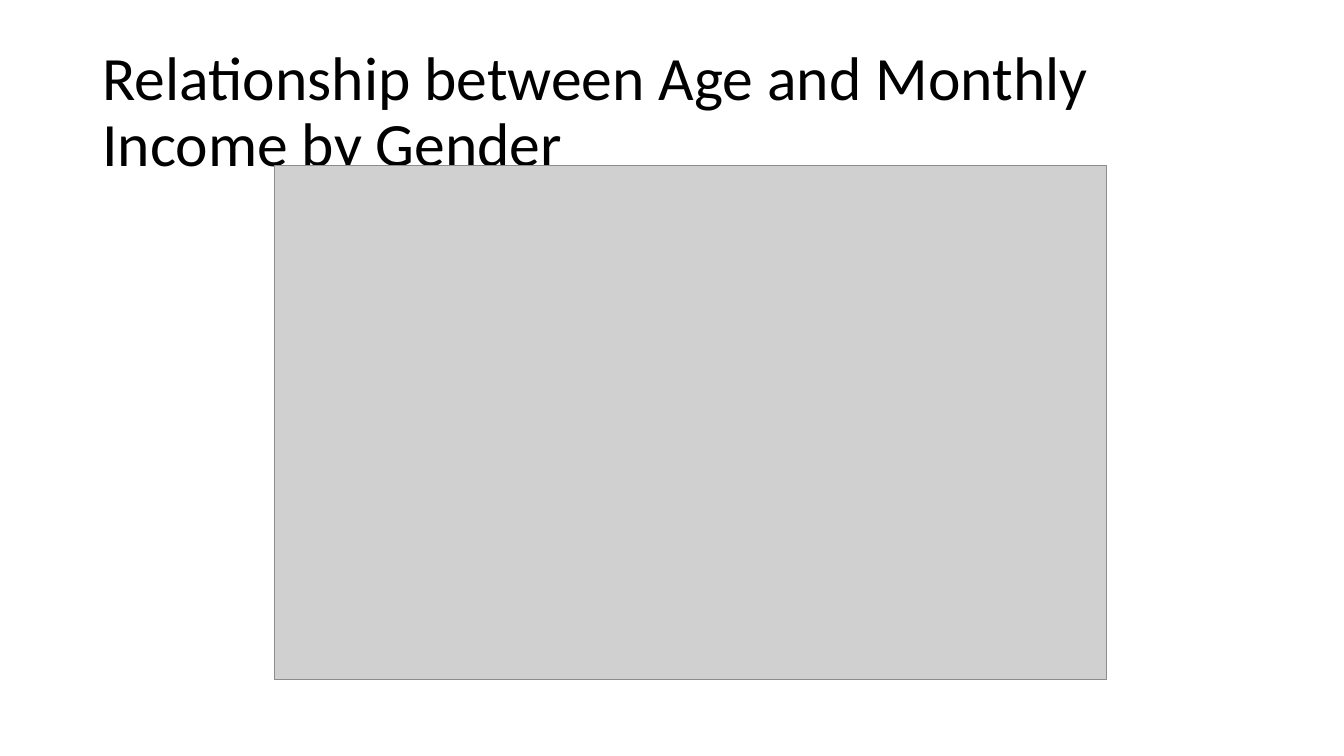
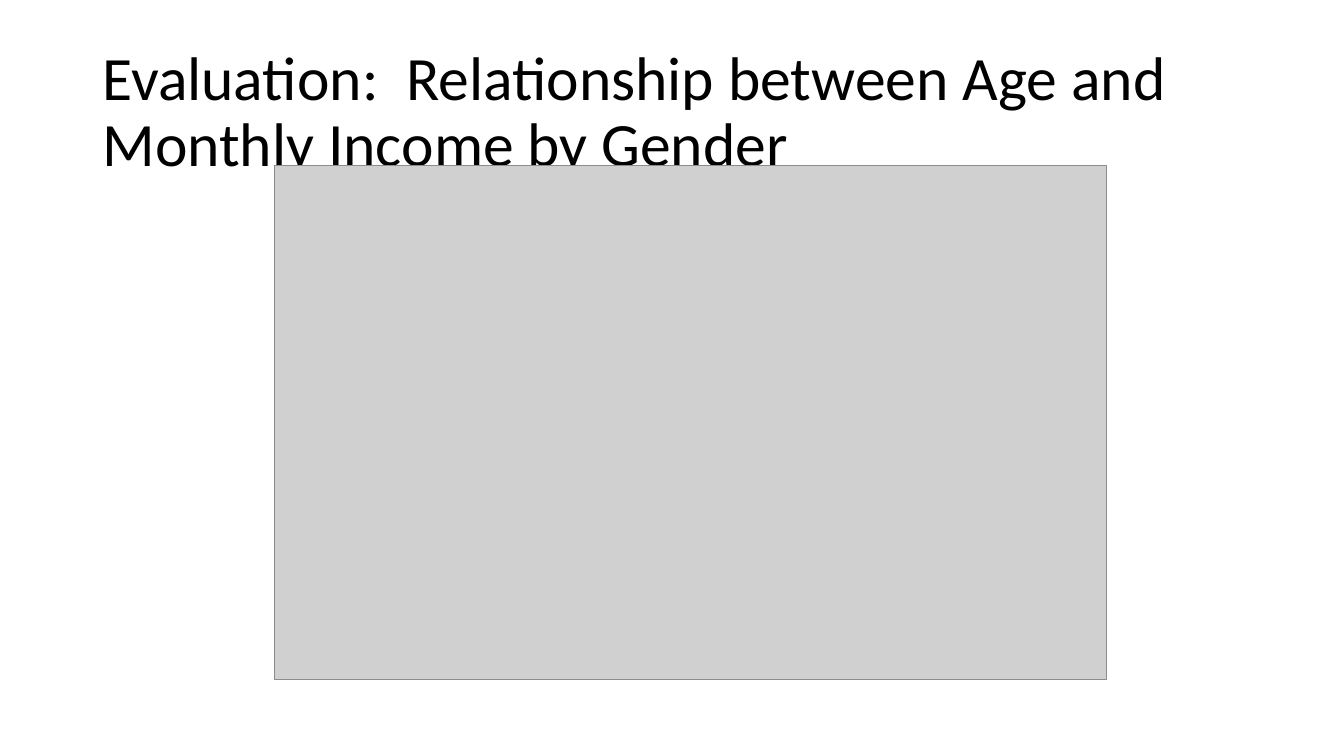
Before and after one commit to bdelahoussaye/CaseStudy2, a slide deck: slide 14 of Final Presentation_TEAM VARIANCE 6306.pptx (slide 11 before the commit). Drawn at 1344x756 pixels with LibreOffice and Linux fonts; fonts in the diff are those of the drawing; grey boxes stand for pictures. Boxes give left, top, right and bottom in pixels: in the first picture for what was removed or moved away, otherwise in the second. Text is boxed around its words. In the diff, an @@ line names an element or a change of style, - is before the commit and + after.

```diff
--- a/Final Presentation_TEAM VARIANCE 6306.pptx
+++ b/Final Presentation_TEAM VARIANCE 6306.pptx
@@ title at box(102, 57, 1165, 181): text changed @@
-Relationship between Age and Monthly Income by Gender
+Evaluation: Relationship between Age and Monthly Income by Gender
```
Also in this commit, not shown: 4 other slides changed, 4 slides added, 2 other files.
